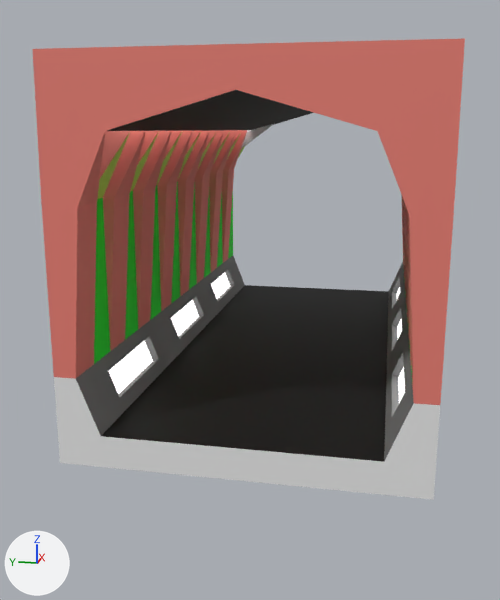
Before and after pictures for a commit that changed the FBX model Project/Unreal Project/GroupProject/Content/Meshes/HallWay/untitled5.fbx.
Before and after are seen from a 50 mm lens placed at (-10.09, -0.77, 3.73), pointed at (0.89, 1.42, 0.99). Every picture has the same lights, and +X, +Y and +Z are marked at lower left. Where no turn or scale is listed for an object, it has been applied to the vertices.

Script lines for the objects in view, before the commit:
```python
me_cube = bpy.data.meshes.new('Cube')
me_cube.from_pydata(...)  # 726 vertices, 307 faces; spans x -4.2..4.2, y -2.23..2.2, z -3.61..1.16
me_cube.materials.append(mat_material)  # white #e7e7e7
me_cube.materials.append(mat_flooring)  # black #000000
me_cube.materials.append(mat_lights)  # white #e7e7e7
me_cube.materials.append(mat_roof)  # black #000000
me_cube.materials.append(mat_pylons)  # red #e77d71
me_cube.materials.append(mat_floorsides)  # grey #757575
me_cube.materials.append(mat_floorlights)  # white #e7e7e7
me_cube.materials.append(mat_wall)  # green #00e714
me_cube.materials.append(mat_topwall)  # green #c6e757
ob_cube = bpy.data.objects.new('Cube', me_cube)
ob_cube.location = (1.22, 0.8, 3.42)
```
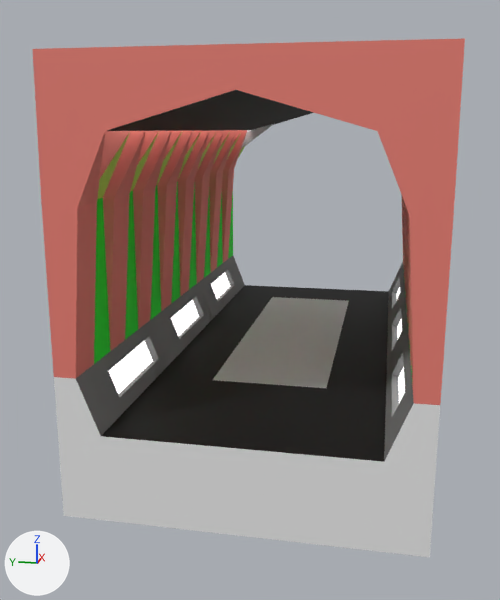
Where the change shows, as pixel boxes [x1, y1, x2, y2] in the pictures (500 x 600 px):
'Cube', reshaped (12% taller): before [33, 38, 465, 500]; after [33, 38, 465, 557]
part 1 of me_cube, built on: before [54, 256, 440, 500]; after [54, 256, 440, 557]

The edits, one by one:
Material 'Glass' (mat_glass) is new.
Its base color is (0.8, 0.8, 0.8) (white #e7e7e7).
Its roughness is 0.69.
Material 'UnderFloor' (mat_underfloor) is new.
Its base color is (0.8, 0.8, 0.8) (white #e7e7e7).
Its roughness is 0.69.
me_cube is used by ob_cube; location (1.22, 0.8, 3.42).
me_cube had 726 vertices, 307 faces and spanned x -4.2..4.2, y -2.23..2.2, z -3.61..1.16.
me_cube now has 922 vertices, 379 faces and spans x -4.2..4.2, y -2.23..2.2, z -4.33..1.16.
Part 1, on me_cube:
6 vertices are removed from x 3.67..4.2, y -2.2..2.2, z -3.61..-3.21.
29 faces are deleted.
4 vertices in x -4.2..4.2, y -2.2..2.2, z -3.61 move by (0.0, 0.0, -0.72).
46 vertices are added at x -4.2..2.62, y -1.65..1.86, z -3.21..-2.69.
11 new vertices lie (0.13, 0.0, 0.0) away from vertices in x -3.41..1.58, y -1.65..1.93, z -3.21..-2.51.
10 new vertices lie (-0.13, 0.0, 0.0) away from vertices in x -3.41..3.67, y -1.65..1.92, z -3.21..-2.51.
8 new vertices lie (0.13, 0.0, 0.0) away from vertices in x -3.28..1.71, y -1.65..1.92, z -3.21..-2.51.
7 new vertices lie (0.13, 0.0, 0.0) away from vertices in x -3.15..1.84, y -1.65..1.86, z -3.21..-2.69.
6 new vertices lie (-0.13, 0.0, 0.0) away from vertices in x -1.97..3.54, y -1.65..1.86, z -3.21..-2.69.
6 new vertices lie (-0.13, 0.0, 0.0) away from vertices in x -2.1..3.41, y -1.65..1.86, z -3.21..-2.69.
5 new vertices lie (-0.26, 0.0, 0.0) away from vertices in x -1.05..1.84, y -1.65..1.93, z -3.21..-2.51.
5 new vertices lie (0.0, -0.41, 0.0) away from vertices in x -4.2..4.2, y 0.0..1.65, z -3.21.
7 new vertices lie (-1.05, 0.0, 0.0) away from vertices in x 2.1..4.2, y -1.65..1.65, z -3.21.
6 new vertices lie (-0.13, 0.0, 0.0) away from vertices in x -2.23..3.15, y -1.65..1.86, z -3.21..-2.69.
6 new vertices lie (-0.13, 0.0, 0.0) away from vertices in x -2.36..3.02, y -1.65..1.86, z -3.21..-2.69.
6 new vertices lie (-0.14, 0.0, 0.0) away from vertices in x -2.49..3.68, y -1.65..1.92, z -3.21..-2.51.
9 new vertices lie (-0.13, 0.0, 0.0) away from vertices in x -2.63..3.54, y -1.65..1.86, z -3.21..-2.69.
8 new vertices lie (-0.13, 0.0, 0.0) away from vertices in x -2.76..3.41, y -1.65..1.86, z -3.21..-2.69.
6 new vertices lie (0.0, -0.42, 0.0) away from vertices in x 1.05..4.2, y -0.41..1.24, z -3.21.
8 new vertices lie (0.0, -0.41, 0.0) away from vertices in x -4.2..4.2, y -0.83..1.24, z -3.21.
9 new vertices lie (-1.05, 0.0, 0.0) away from vertices in x 1.05..3.15, y -1.65..1.65, z -3.21.
8 new vertices lie (-1.05, 0.0, 0.0) away from vertices in x 0.0..2.1, y -1.65..1.65, z -3.21.
8 new vertices lie (-1.05, 0.0, 0.0) away from vertices in x -1.05..1.05, y -1.65..1.65, z -3.21.
7 new vertices lie (1.05, 0.0, 0.0) away from vertices in x -4.2, y -1.65..1.65, z -3.21.
5 new vertices lie (1.05, 0.0, 0.0) away from vertices in x -3.15, y -1.65..0.83, z -3.21.
5 new vertices lie (-1.05, 0.0, 0.0) away from vertices in x -2.1..0.0, y -1.65..0.41, z -3.21.
1 new face joins them, mat_underfloor (white #e7e7e7).
7 new faces join them, mat_material (white #e7e7e7).
29 new faces join them, mat_floorsides (grey #757575).
44 new faces join them, mat_flooring (black #000000).
20 new faces join them, mat_glass (white #e7e7e7).
me_cube now uses material mat_glass (white #e7e7e7).
me_cube now uses material mat_underfloor (white #e7e7e7).
